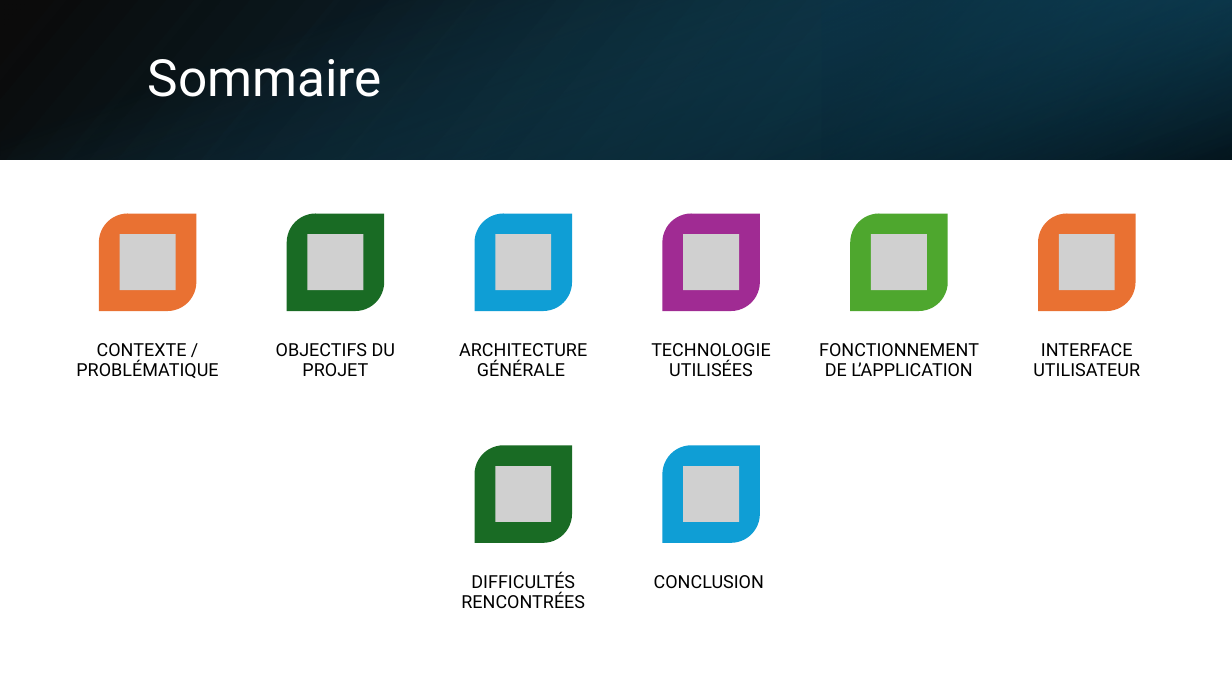
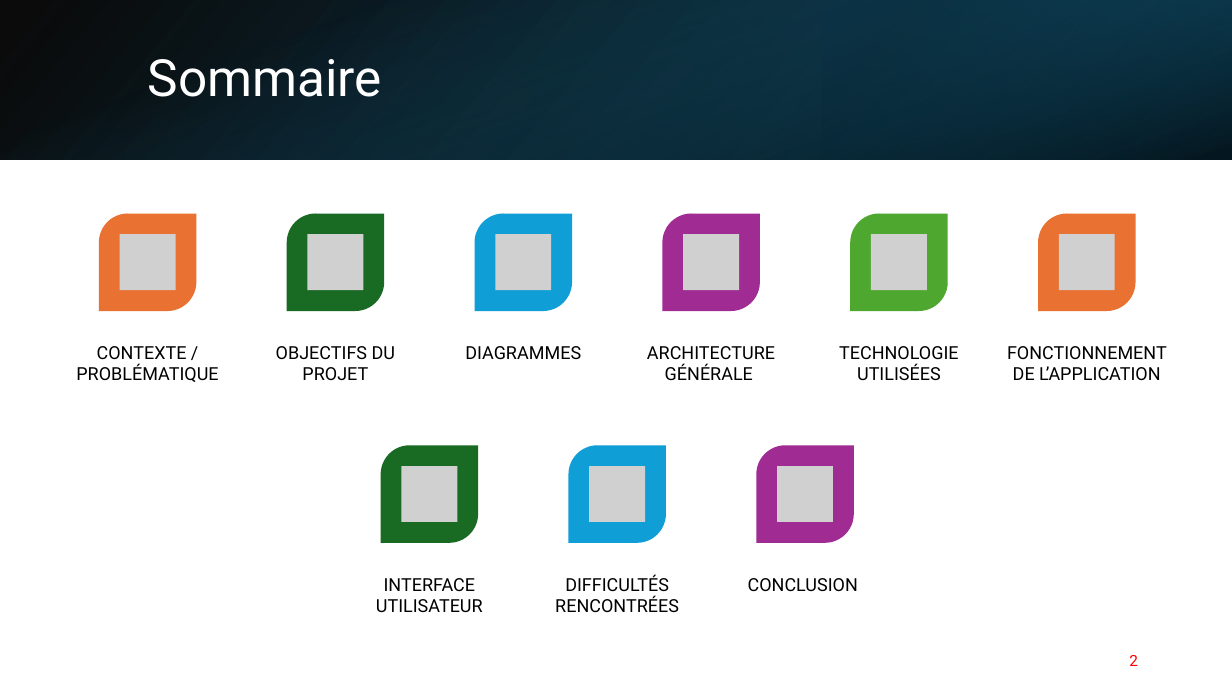
Before and after one commit to Eliott-07/Centrale-PV-Securisee-2026, a slide deck: slide 2 of docs/Présentation_Projet_SMACP.pptx. Drawn at 1232x693 pixels with LibreOffice and Linux fonts; fonts in the diff are those of the drawing; grey boxes stand for pictures. Boxes give left, top, right and bottom in pixels: in the first picture for what was removed or moved away, otherwise in the second. Text is boxed around its words. In the diff, an @@ line names an element or a change of style, - is before the commit and + after.

```diff
--- a/docs/Présentation_Projet_SMACP.pptx
+++ b/docs/Présentation_Projet_SMACP.pptx
@@ text "ARCHITECTURE GÉNÉRALE": place and size @@
-text "ARCHITECTURE GÉNÉRALE" at <box>459,343,587,376</box>
+text "ARCHITECTURE GÉNÉRALE" at <box>647,346,775,380</box>
@@ text "TECHNOLOGIE UTILISÉES": place and size @@
-text "TECHNOLOGIE UTILISÉES" at <box>651,343,771,376</box>
+text "TECHNOLOGIE UTILISÉES" at <box>839,346,959,380</box>
@@ text "FONCTIONNEMENT DE L’APPLICATION": place and size @@
-text "FONCTIONNEMENT DE L’APPLICATION" at <box>819,343,979,376</box>
+text "FONCTIONNEMENT DE L’APPLICATION" at <box>1007,346,1167,380</box>
@@ round diag rect: place and size @@
-round diag rect at <box>475,445,573,543</box>
+round diag rect at <box>381,445,479,543</box>
@@ round diag rect: place and size @@
-round diag rect at <box>663,445,761,543</box>
+round diag rect at <box>568,445,666,543</box>
@@ picture removed at <box>495,466,552,522</box> @@
@@ picture removed at <box>683,466,739,522</box> @@
@@ group added at <box>401,346,854,543</box>: 3 pictures, 1 text, 1 round diag rect @@
+DIAGRAMMES
@@ line spacing 0.9 to 1 in 8 elements at <box>76,346,218,382</box>, <box>276,346,395,380</box>, <box>555,574,679,612</box>, <box>748,578,858,591</box>, <box>839,346,959,380</box>, <box>647,346,775,380</box>, <box>1007,346,1167,380</box>, <box>376,578,483,612</box> @@
@@ text "INTERFACE UTILISATEUR": place and size @@
-text "INTERFACE UTILISATEUR" at <box>1033,343,1140,376</box>
+text "INTERFACE UTILISATEUR" at <box>376,578,483,612</box>
@@ text "DIFFICULTÉS RENCONTRÉES": place and size @@
-text "DIFFICULTÉS RENCONTRÉES" at <box>461,572,585,608</box>
+text "DIFFICULTÉS RENCONTRÉES" at <box>555,574,679,612</box>
@@ text "CONCLUSION": place and size @@
-text "CONCLUSION" at <box>654,575,764,588</box>
+text "CONCLUSION" at <box>748,578,858,591</box>
@@ page number added at <box>1129,655,1138,666</box>, 12 pt, text #FF0000 @@
+2
```
Also in this commit, not shown: 6 other slides changed, 21 slides added, 3 slides removed, 2 other files.
